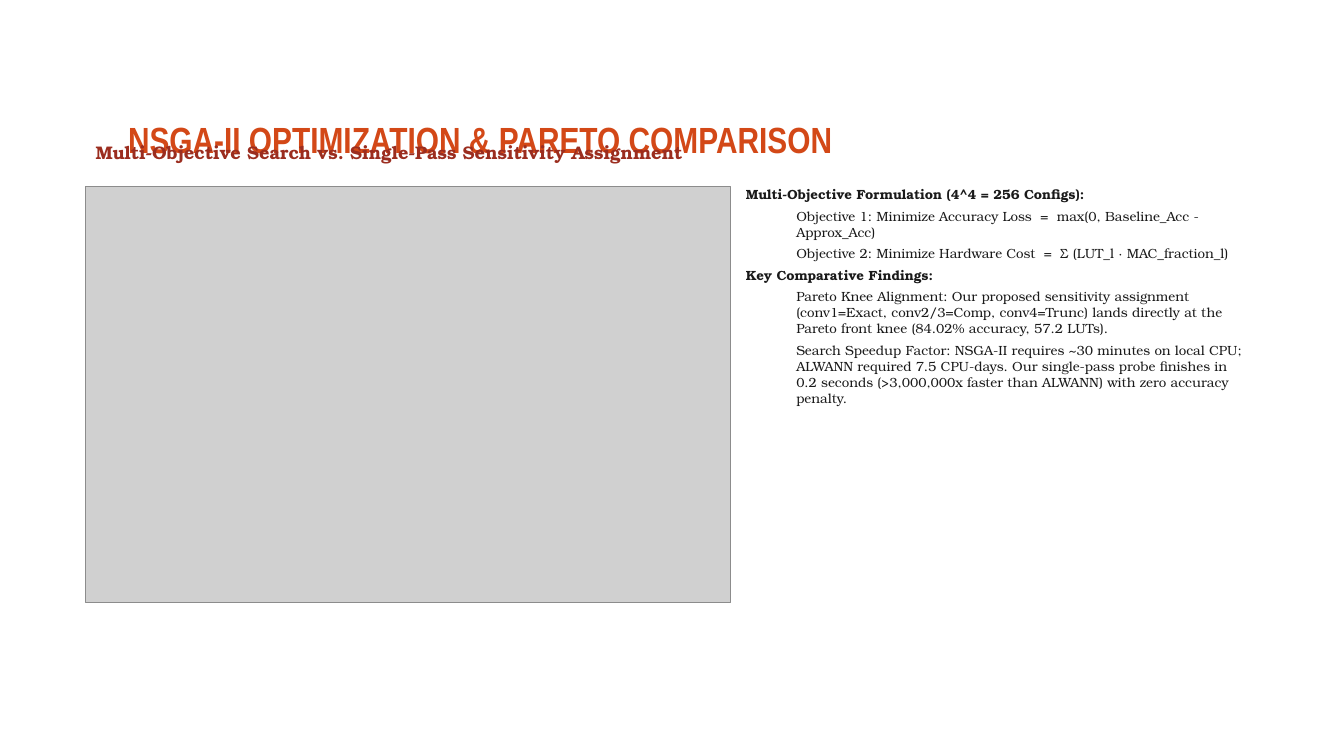
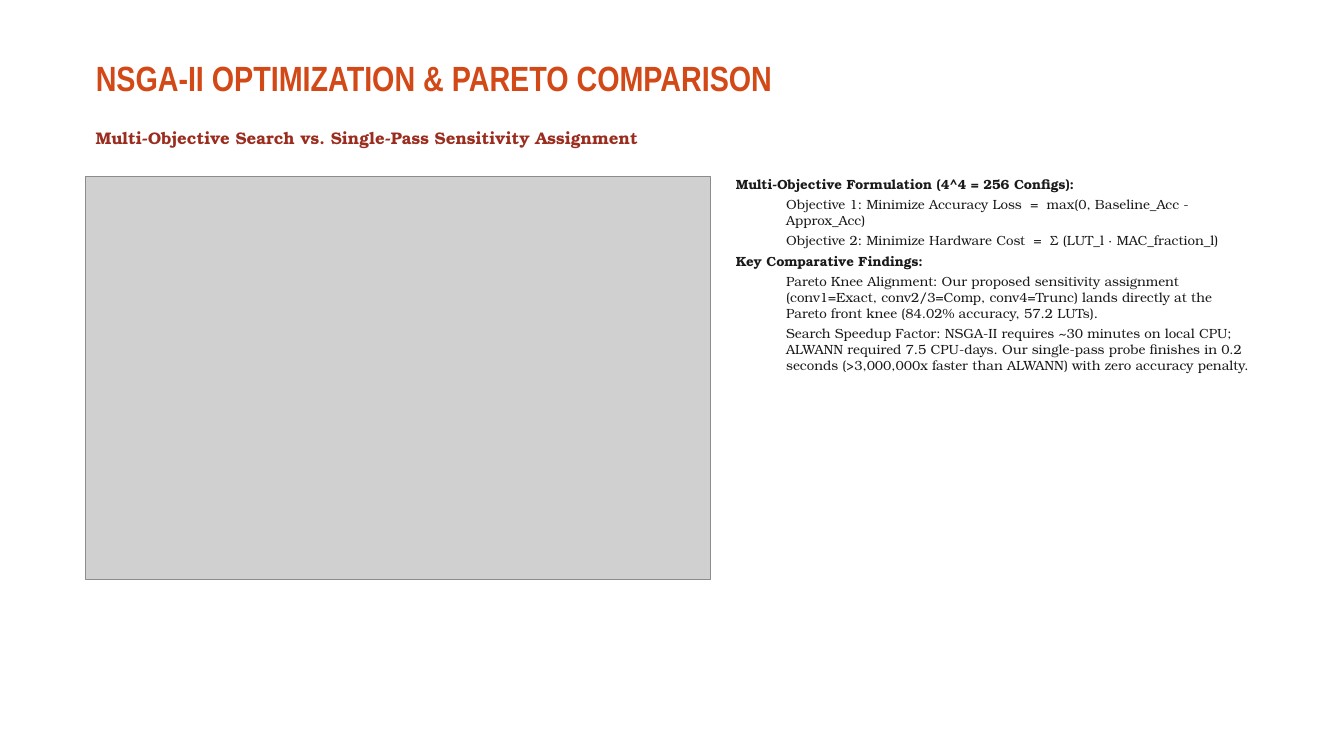
Before and after one commit to ThallapureddyVenkataRamCharanReddy/sensitivity-approx-mult-cnn, a slide deck: slide 12 of Project_Presentation_Complete.pptx. Drawn at 1344x756 pixels with LibreOffice and Linux fonts; fonts in the diff are those of the drawing; grey boxes stand for pictures; background and template pictures are left out. Boxes give left, top, right and bottom in pixels: in the first picture for what was removed or moved away, otherwise in the second. Text is boxed around its words. In the diff, an @@ line names an element or a change of style, - is before the commit and + after.

Commit message:
Fix presentation layout, eliminate duplicate table and shape overlaps across all slides

```diff
--- a/Project_Presentation_Complete.pptx
+++ b/Project_Presentation_Complete.pptx
@@ title "NSGA-II OPTIMIZATION & PARETO COMPARISON": place and size @@
-title "NSGA-II OPTIMIZATION & PARETO COMPARISON" at <box>128,124,832,160</box>
+title "NSGA-II OPTIMIZATION & PARETO COMPARISON" at <box>96,66,772,92</box>
@@ title "NSGA-II OPTIMIZATION & PARETO COMPARISON" at <box>96,66,772,92</box>: size 26 to 25 pt @@
@@ text "Multi-Objective Search vs. Single-Pass Sensitivity ...": place and size @@
-text "Multi-Objective Search vs. Single-Pass Sensitivity ..." at <box>96,140,683,164</box>
+text "Multi-Objective Search vs. Single-Pass Sensitivity ..." at <box>96,131,637,148</box>
@@ text "Multi-Objective Search vs. Single-Pass Sensitivity ..." at <box>96,131,637,148</box>: size 13 to 12 pt @@
@@ picture: place and size @@
-picture at <box>86,187,731,603</box>
+picture at <box>86,176,711,580</box>
@@ text "Multi-Objective Formulation (4^4 = 256 ...": place and size @@
-text "Multi-Objective Formulation (4^4 = 256 ..." at <box>746,189,1242,406</box>
+text "Multi-Objective Formulation (4^4 = 256 ..." at <box>736,179,1249,373</box>
@@ text "Multi-Objective Formulation (4^4 = 256 ..." at <box>736,179,1249,373</box>: less space between paragraphs @@
```
Also in this commit, not shown: 19 other slides changed, 1 other file.
